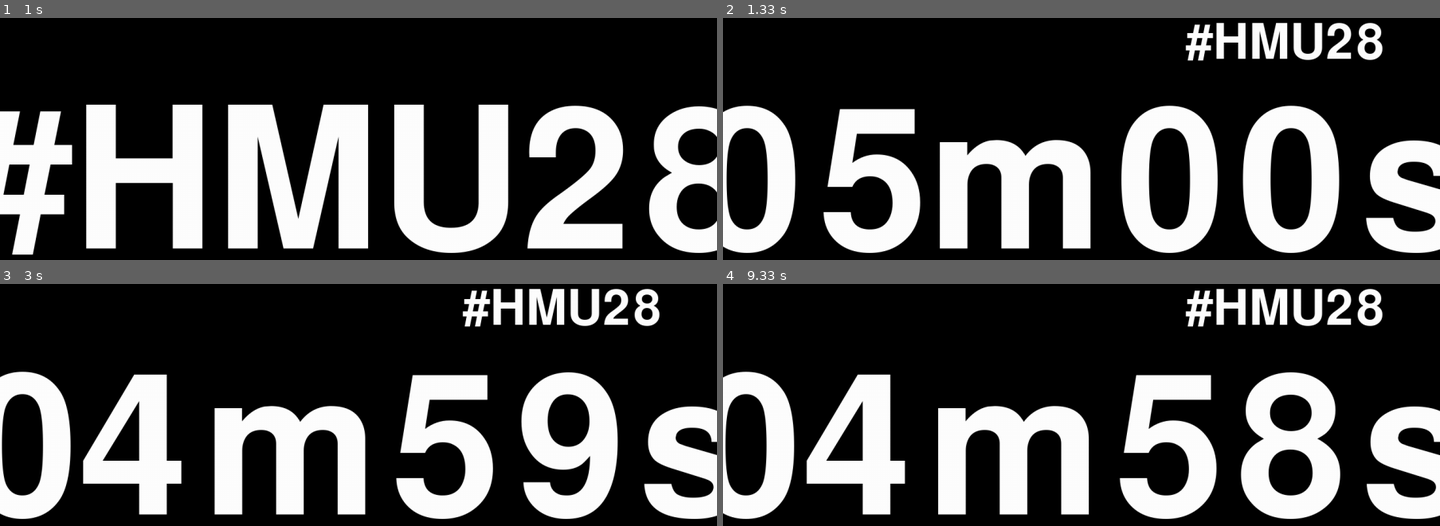
Above: before the commit, frames 1-4 (two rows, left to right).
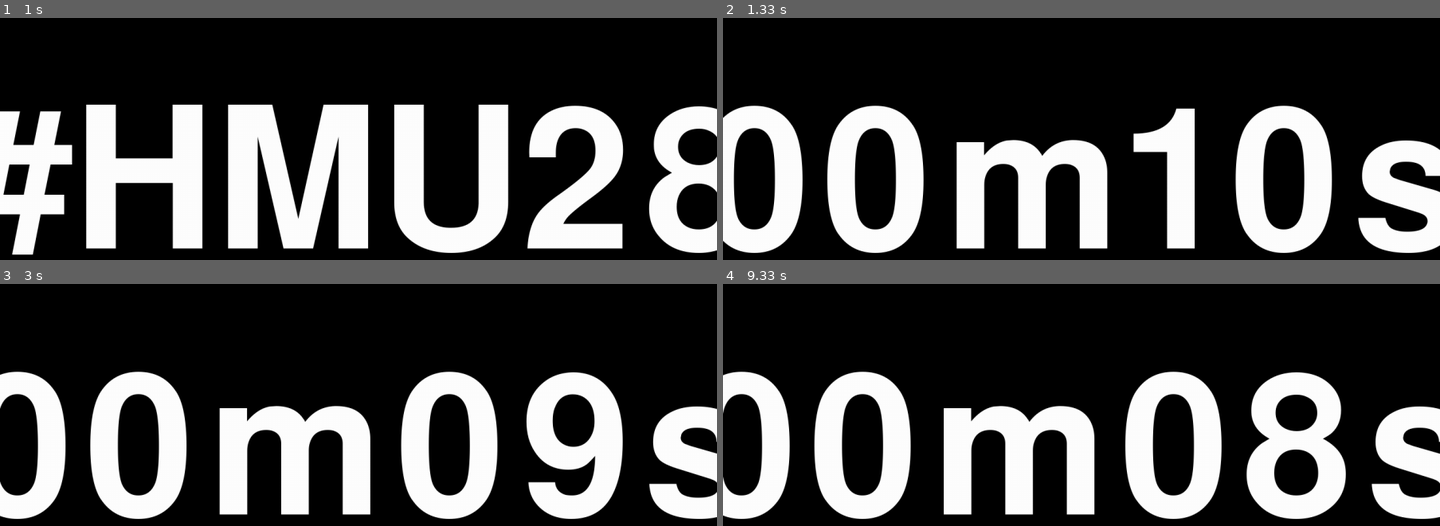
Above: after the commit, the same moments.

Repository: aaronfc/countdown
Game: pygame game, started from countdown/core-pygame.py
The game is run twice, just before and just after one commit, with the same random seed, the same clock (stepped at 60 frames per second) and the same inputs. The source is Python 2; it was converted automatically to run under Python 3.
Inputs:
- Up to frame 1 (1 s): no input
- Up to frame 2 (1.33 s): no input
- Up to frame 3 (3 s): tap Space at 1.83 s
- Up to frame 4 (9.33 s): tap Space at 3.33, 8.53 s

Frame 1 is identical in both runs. In frame 2, 22% of the frame differs, in the area x 0-100%, y 1-98%; in frame 3, 15%; in frame 4, 16%.

Commit message:
Reducing repainting surface. Adding HW accelerated surface if possible.

Diff:
--- a/countdown/core-pygame.py
+++ b/countdown/core-pygame.py
@@ -8,9 +8,9 @@
 
 DONE = False
 IS_READY = True
-INITIAL_COUNTER = 300
-WARNING_LIMIT = 60
-DANGER_LIMIT = 30
+INITIAL_COUNTER = 10
+WARNING_LIMIT = 5
+DANGER_LIMIT = 3
 WELCOME_TIME = 1
 
 # Create an instance of the PyScope class
@@ -31,16 +31,20 @@
 pygame.display.flip()
 time.sleep(WELCOME_TIME)
 
+# Display title text
+screen.fill((0, 0, 0))
+font = pygame.font.Font(None, 128)
+text = font.render("#HMU28", 1, (255, 255, 255))
+textpos = text.get_rect()
+textpos.centerx = screen.get_rect().width - textpos.width // 2 - 100
+textpos.centery = 100
+screen.blit(text, textpos)
+pygame.display.flip()
+
 counter = Counter(INITIAL_COUNTER, WARNING_LIMIT, DANGER_LIMIT)
 
 def draw(background, counter):
-    # Display title text
-    font = pygame.font.Font(None, 128)
-    text = font.render("#HMU28", 1, (255, 255, 255))
-    textpos = text.get_rect()
-    textpos.centerx = background.get_rect().width - textpos.width // 2 - 100
-    textpos.centery = 100
-    background.blit(text, textpos)
+    rectangles = []
     # Display some text
     font = pygame.font.Font(None, 512)
     text = font.render(counter.text, 1, counter.color)
@@ -48,6 +52,8 @@
     textpos.centerx = background.get_rect().centerx
     textpos.centery = background.get_rect().centery
     background.blit(text, textpos)
+    rectangles.append(textpos)
+    return rectangles
 
 # Main loop
 lastText = None
@@ -75,7 +81,7 @@
         if lastText == None or counter.text != lastText:
             print "Repaint " + counter.text
             screen.fill((0, 0, 0))
-            draw(screen, counter)
-            pygame.display.flip()
+            for rectangle in draw(screen, counter):
+                pygame.display.update(rectangle)
         lastText = counter.text
         counter.update()
--- a/countdown/pyscope.py
+++ b/countdown/pyscope.py
@@ -34,7 +34,7 @@
 
         size = (pygame.display.Info().current_w, pygame.display.Info().current_h)
         print "Framebuffer size: %d x %d" % (size[0], size[1])
-        flags = pygame.FULLSCREEN | pygame.DOUBLEBUF
+        flags = pygame.FULLSCREEN | pygame.DOUBLEBUF | pygame.HWSURFACE
         self.screen = pygame.display.set_mode(size, flags)
         # Clear the screen to start
         self.screen.fill((0, 0, 0))
